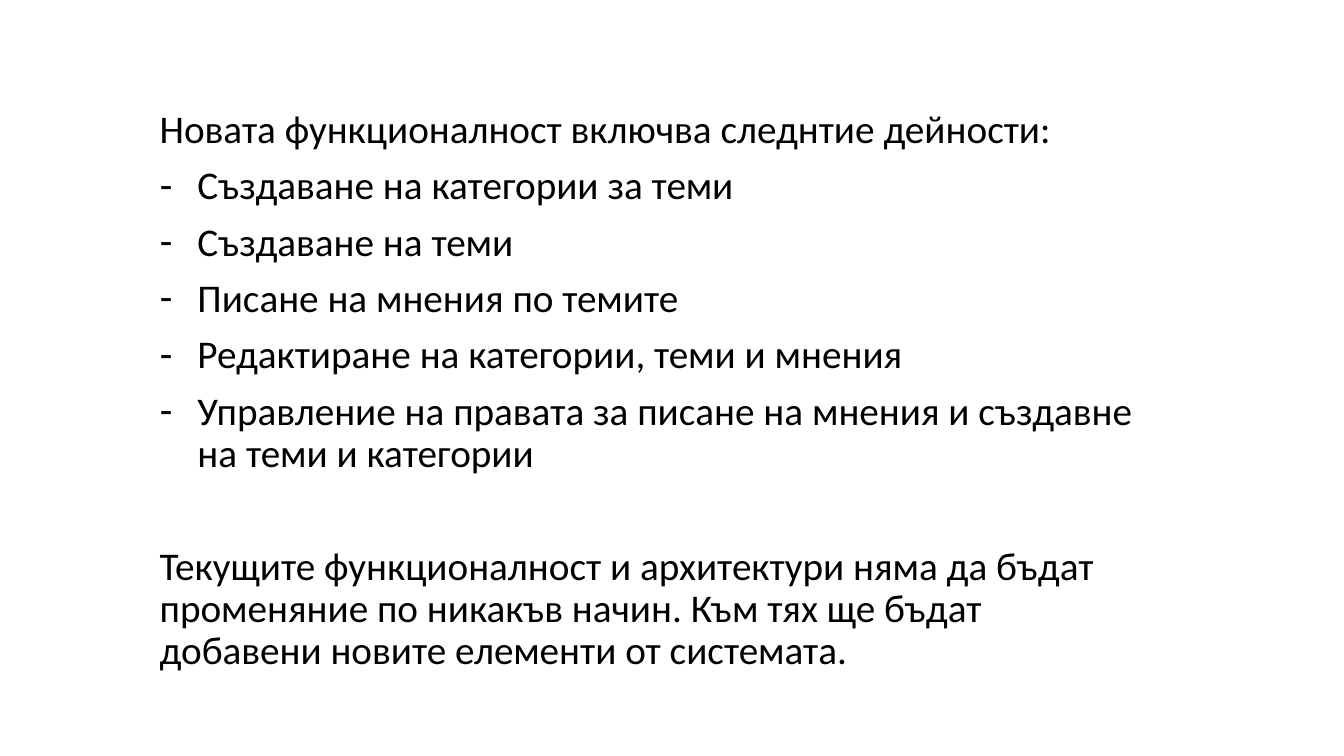
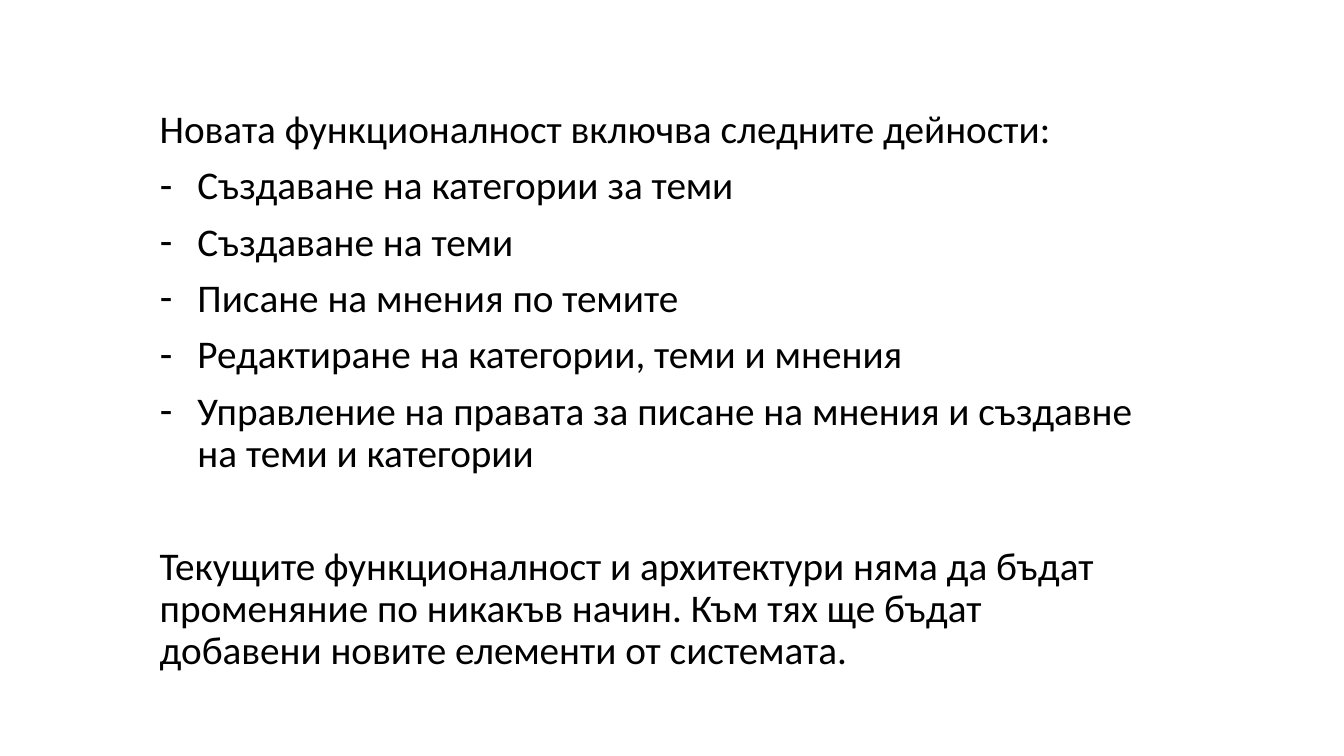
Before and after one commit to softprocess-2019-2020-karmic-koala/project, a slide deck: slide 1 of iteration-3/dev1/Dev1.pptx. Drawn at 1344x756 pixels with LibreOffice and Linux fonts; fonts in the diff are those of the drawing. Boxes give left, top, right and bottom in pixels: in the first picture for what was removed or moved away, otherwise in the second. Text is boxed around its words. In the diff, an @@ line names an element or a change of style, - is before the commit and + after.

```diff
--- a/iteration-3/dev1/Dev1.pptx
+++ b/iteration-3/dev1/Dev1.pptx
@@ subtitle at (160, 116, 1050, 150): text changed @@
-Новата функционалност включва следнтие дейности:
+Новата функционалност включва следните дейности:
```
Also in this commit, not shown: 1 other slide changed, 2 other files.
